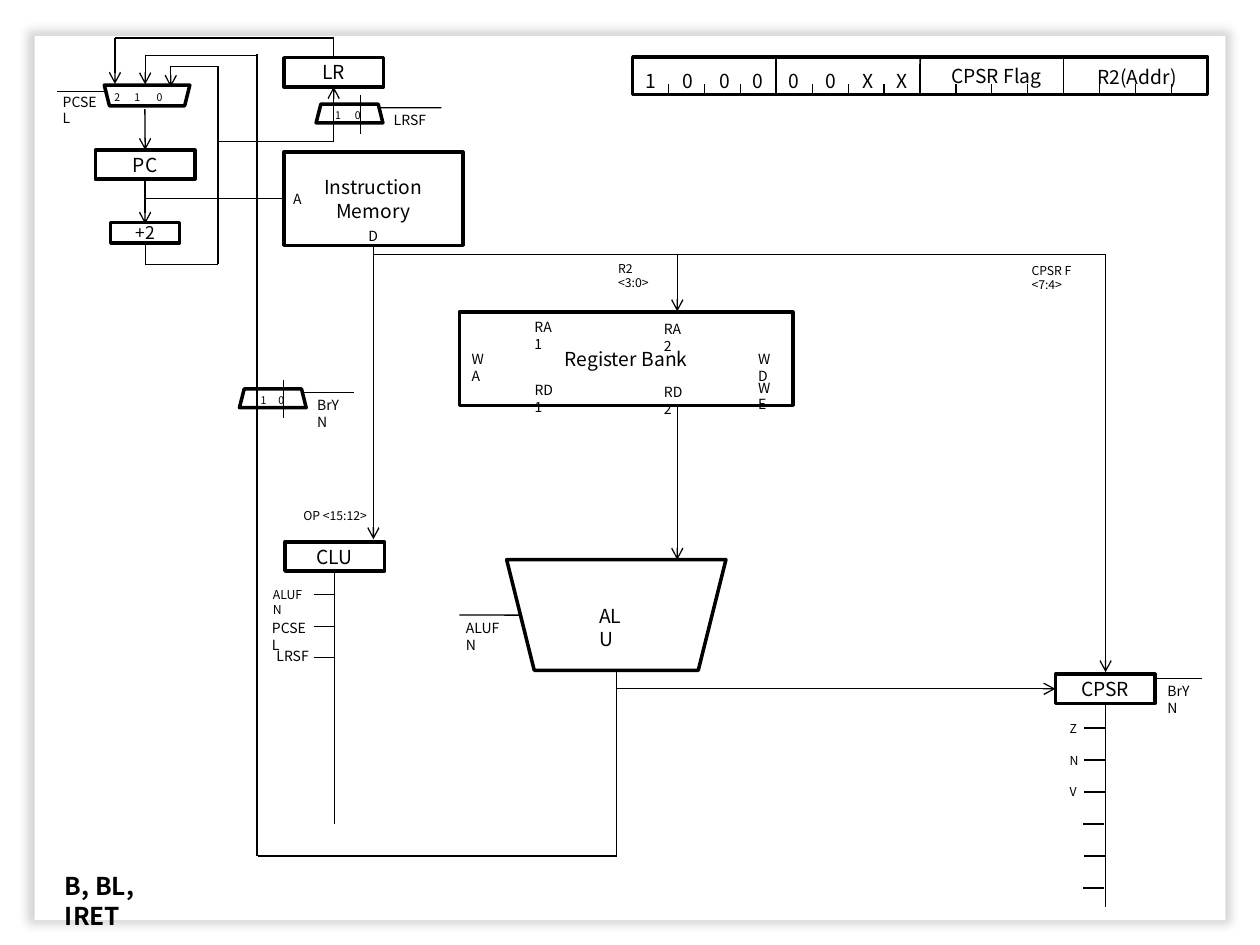
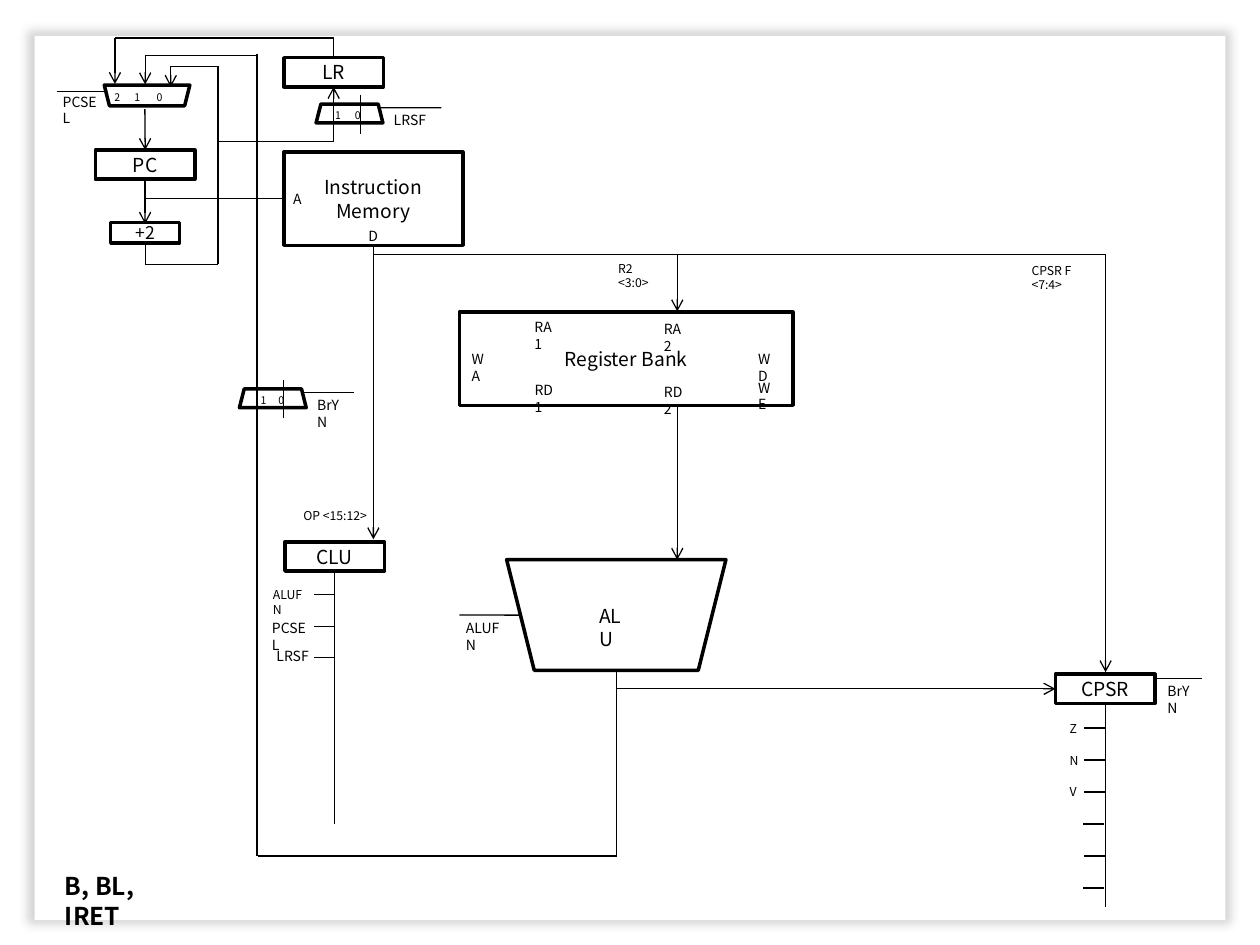
Before and after one commit to eldora/CASM, a slide deck: slide 23 of GradPortfolio.pptx (slide 22 before the commit). Drawn at 1260x945 pixels with LibreOffice and Linux fonts; fonts in the diff are those of the drawing; background and template pictures are left out. Boxes give left, top, right and bottom in pixels: in the first picture for what was removed or moved away, otherwise in the second. Text is boxed around its words. In the diff, an @@ line names an element or a change of style, - is before the commit and + after.

```diff
--- a/GradPortfolio.pptx
+++ b/GradPortfolio.pptx
@@ group removed at [633, 57, 1207, 96]: 18 lines, 10 texts, 1 rectangle @@
-1
-0
-0
-0
-R2(Addr)
-CPSR Flag
-0
-0
-X
-X
```
Also in this commit, not shown: 12 other slides changed, 5 slides added, 2 slides removed, 1 other file.
